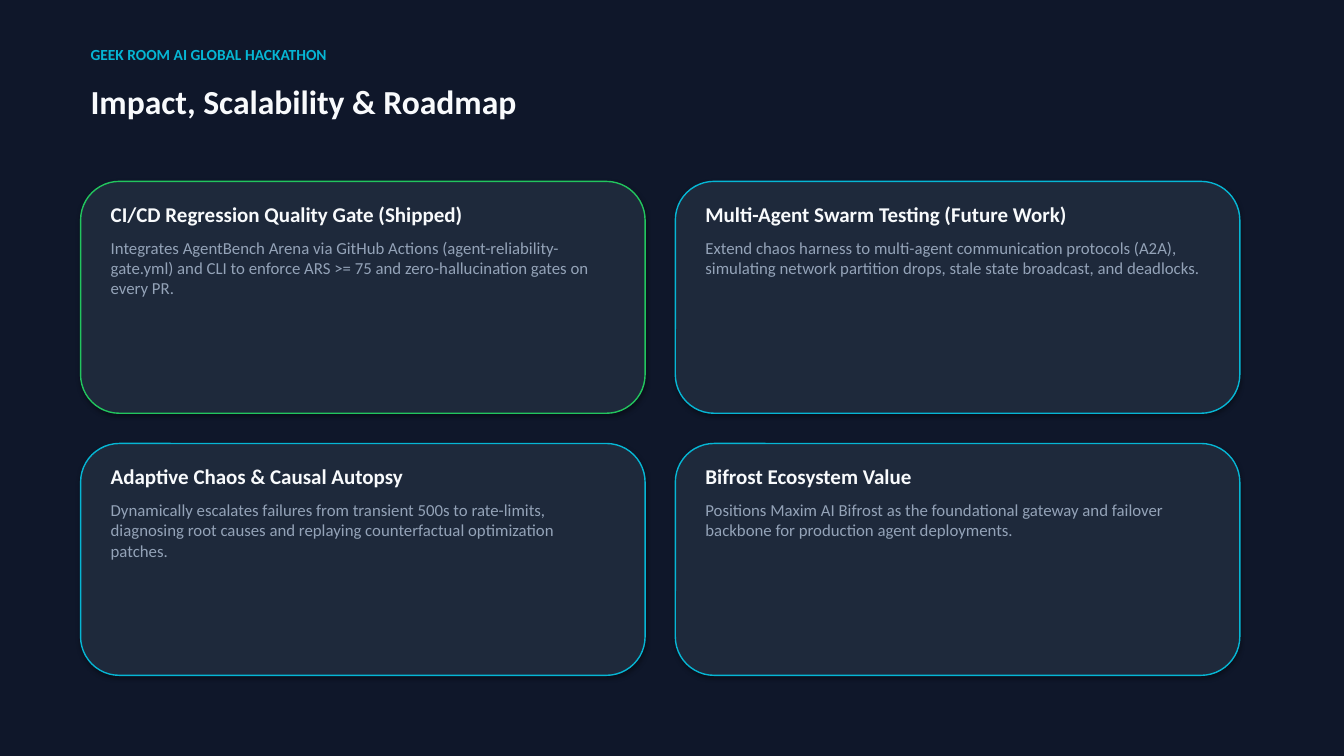
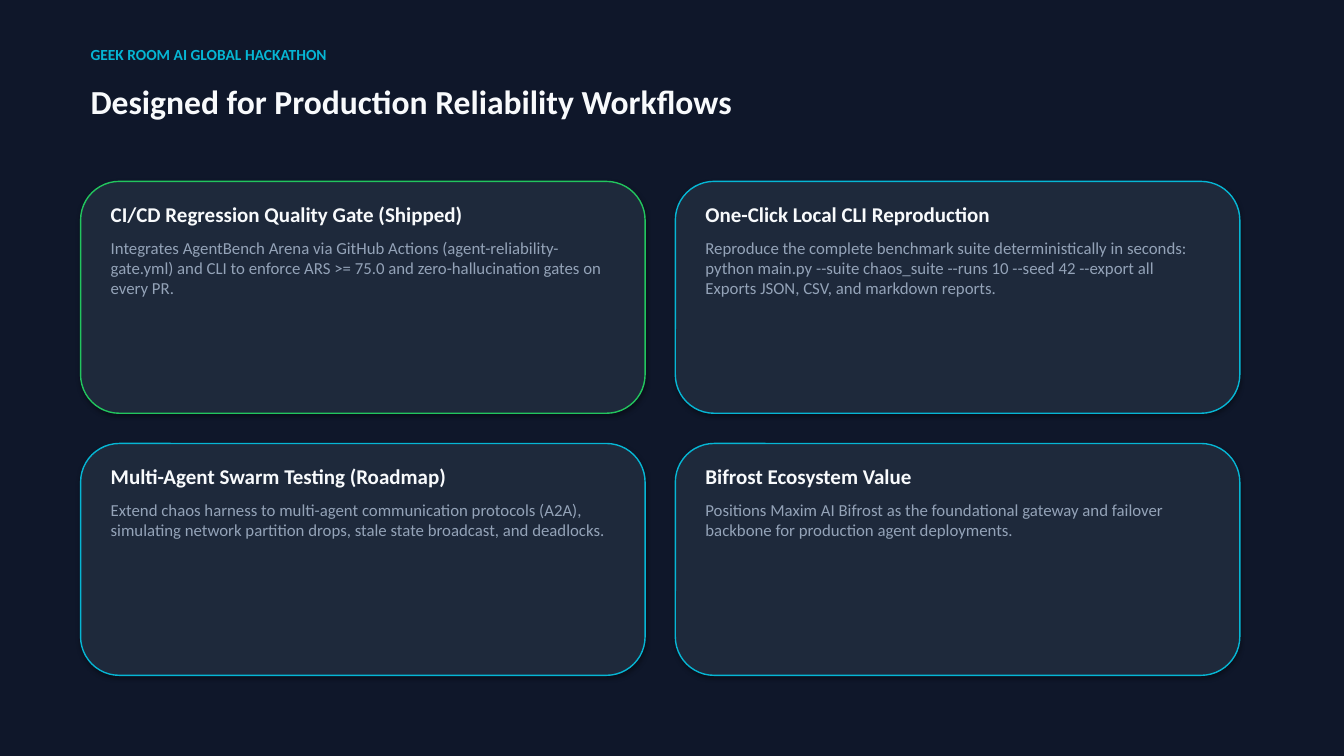
Before and after one commit to Mohan-M04/agentbench-arena, a slide deck: slide 10 of AgentBench_Arena_Hackathon_Pitch_Deck.pptx. Drawn at 1344x756 pixels with LibreOffice and Linux fonts; fonts in the diff are those of the drawing. Boxes give left, top, right and bottom in pixels: in the first picture for what was removed or moved away, otherwise in the second. Text is boxed around its words. In the diff, an @@ line names an element or a change of style, - is before the commit and + after.

```diff
--- a/AgentBench_Arena_Hackathon_Pitch_Deck.pptx
+++ b/AgentBench_Arena_Hackathon_Pitch_Deck.pptx
@@ text at (91,90,732,120): text changed @@
-Impact, Scalability & Roadmap
+Designed for Production Reliability Workflows
@@ text at (705,207,1186,297): text changed @@
-Multi-Agent Swarm Testing (Future Work)
-Extend chaos harness to multi-agent communication protocols (A2A), simulating network partition drops, stale state broadcast, and deadlocks.
+One-Click Local CLI Reproduction
+Reproduce the complete benchmark suite deterministically in seconds:
+python main.py --suite chaos_suite --runs 10 --seed 42 --export all
+Exports JSON, CSV, and markdown reports.
@@ text at (111,242,601,297): text changed @@
-Integrates AgentBench Arena via GitHub Actions (agent-reliability-gate.yml) and CLI to enforce ARS >= 75 and zero-hallucination gates on every PR.
+Integrates AgentBench Arena via GitHub Actions (agent-reliability-gate.yml) and CLI to enforce ARS >= 75.0 and zero-hallucination gates on every PR.
@@ text at (111,468,604,539): text changed @@
-Adaptive Chaos & Causal Autopsy
-Dynamically escalates failures from transient 500s to rate-limits, diagnosing root causes and replaying counterfactual optimization patches.
+Multi-Agent Swarm Testing (Roadmap)
+Extend chaos harness to multi-agent communication protocols (A2A), simulating network partition drops, stale state broadcast, and deadlocks.
```
Also in this commit, not shown: 9 other slides changed, 1 other file.
